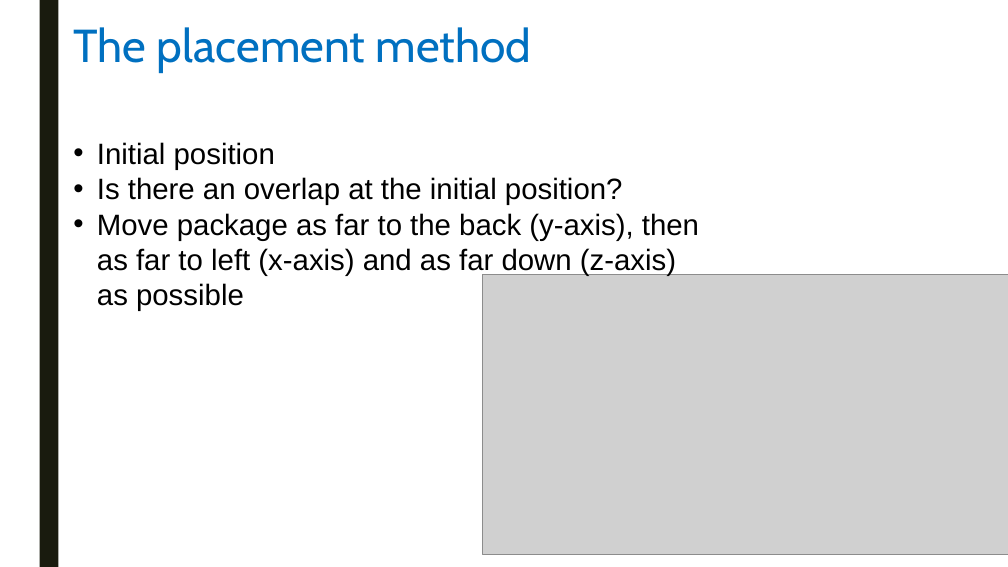
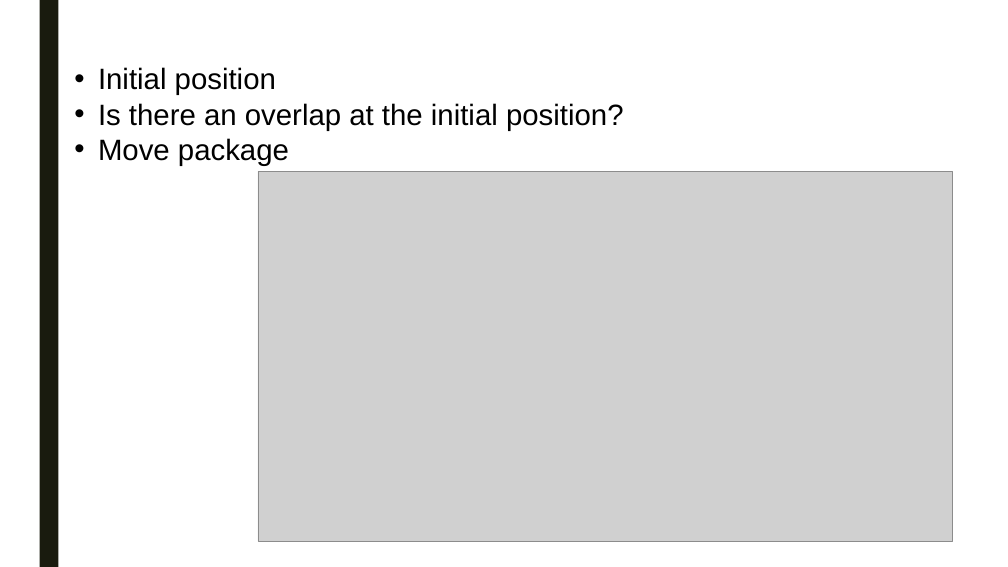
Before and after one commit to swengeler/PP3, a slide deck: slide 10 of Report, presentation and related stuff/Knapsack_problem.pptx (slide 9 before the commit). Drawn at 1008x567 pixels with LibreOffice and Linux fonts; fonts in the diff are those of the drawing; grey boxes stand for pictures. Boxes give left, top, right and bottom in pixels: in the first picture for what was removed or moved away, otherwise in the second. Text is boxed around its words. In the diff, an @@ line names an element or a change of style, - is before the commit and + after.

Commit message:
Changes

```diff
--- a/Report, presentation and related stuff/Knapsack_problem.pptx
+++ b/Report, presentation and related stuff/Knapsack_problem.pptx
@@ title removed at [73, 27, 532, 73] @@
-The placement method
@@ text "Initial position": place and size @@
-text "Initial position" at [97, 142, 699, 311]
+text "Initial position" at [98, 67, 624, 166]
@@ text at [98, 138, 289, 166]: text changed @@
-• Move package as far to the back (y-axis), then as far to left (x-axis) and as far down (z-axis) as possible
+• Move package
@@ picture: place and size @@
-picture at [482, 274, 1008, 554]
+picture at [258, 172, 953, 541]
```
Also in this commit, not shown: 10 other slides changed, 5 slides added, 3 slides removed.
